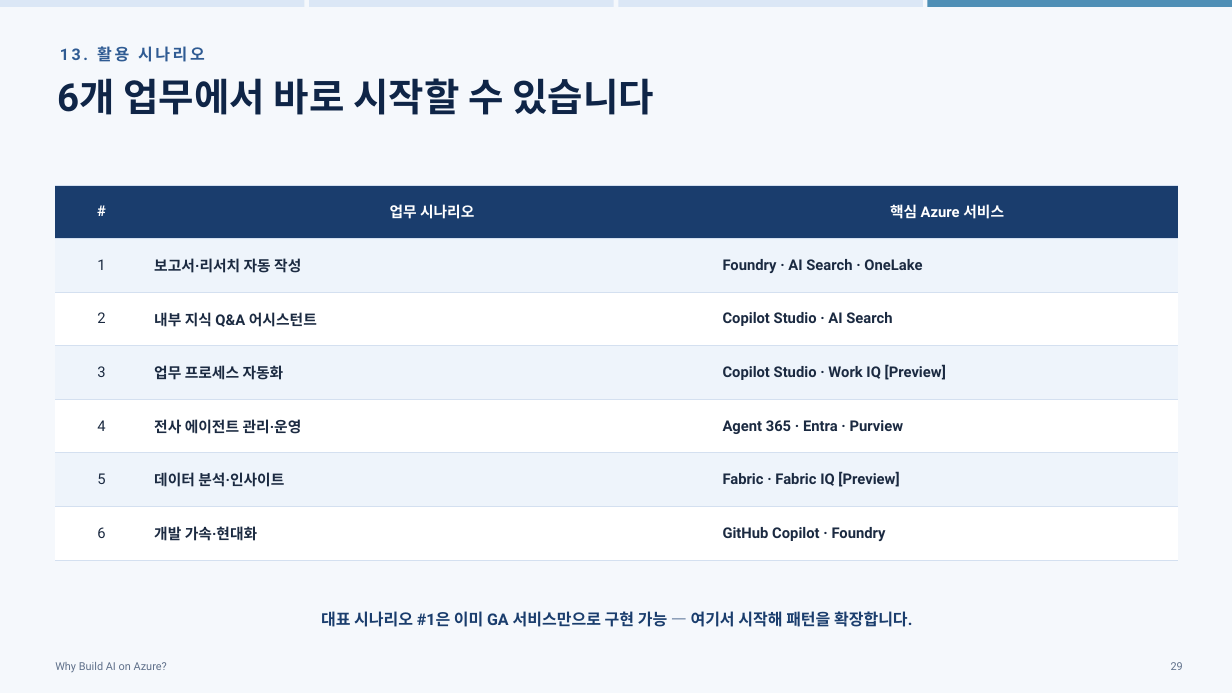
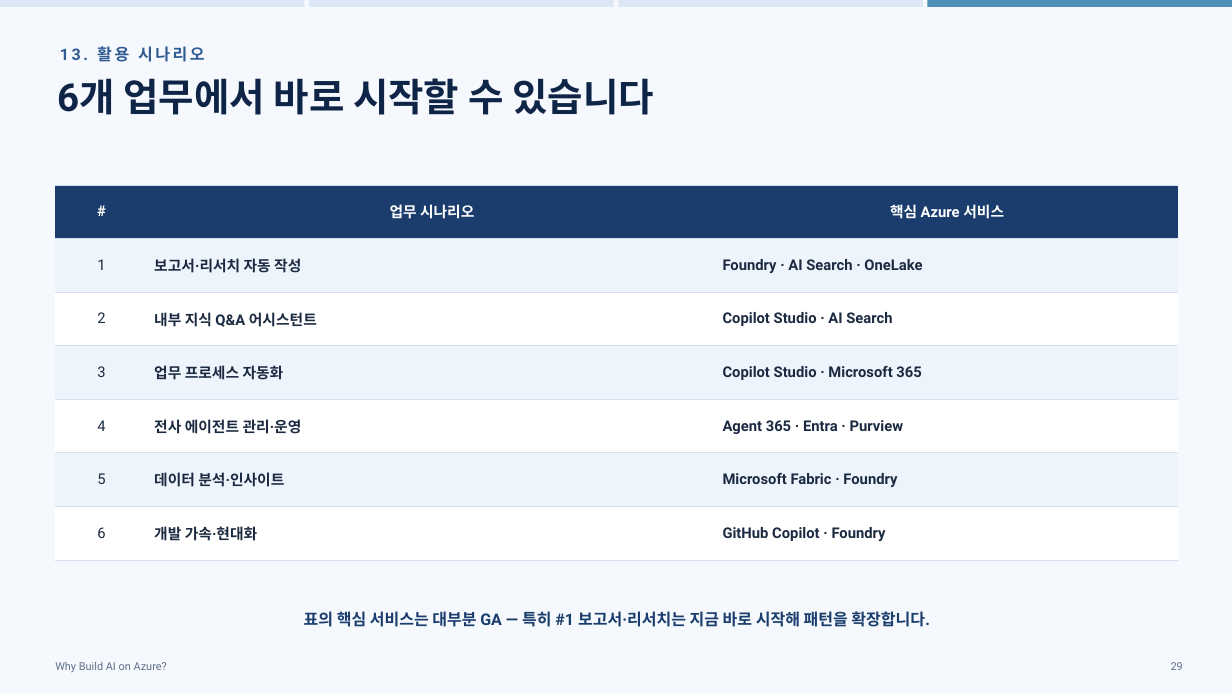
Before and after one commit to hijigoo/why-build-ai-on-azure, a slide deck: slide 29 of PROD-why-build-ai-on-azure.pptx. Drawn at 1232x693 pixels with LibreOffice and Linux fonts; fonts in the diff are those of the drawing. Boxes give left, top, right and bottom in pixels: in the first picture for what was removed or moved away, otherwise in the second. Text is boxed around its words. In the diff, an @@ line names an element or a change of style, - is before the commit and + after.

```diff
--- a/PROD-why-build-ai-on-azure.pptx
+++ b/PROD-why-build-ai-on-azure.pptx
@@ table at [55, 185, 1178, 545] @@
-row 4, column 3: Copilot Studio · Work IQ [Preview]
+row 4, column 3: Copilot Studio · Microsoft 365
-row 6, column 3: Fabric · Fabric IQ [Preview]
+row 6, column 3: Microsoft Fabric · Foundry
@@ text at [304, 611, 929, 627]: text changed @@
-대표 시나리오 #1은 이미 GA 서비스만으로 구현 가능 — 여기서 시작해 패턴을 확장합니다.
+표의 핵심 서비스는 대부분 GA — 특히 #1 보고서·리서치는 지금 바로 시작해 패턴을 확장합니다.
```
Also in this commit, not shown: 2 other files.
